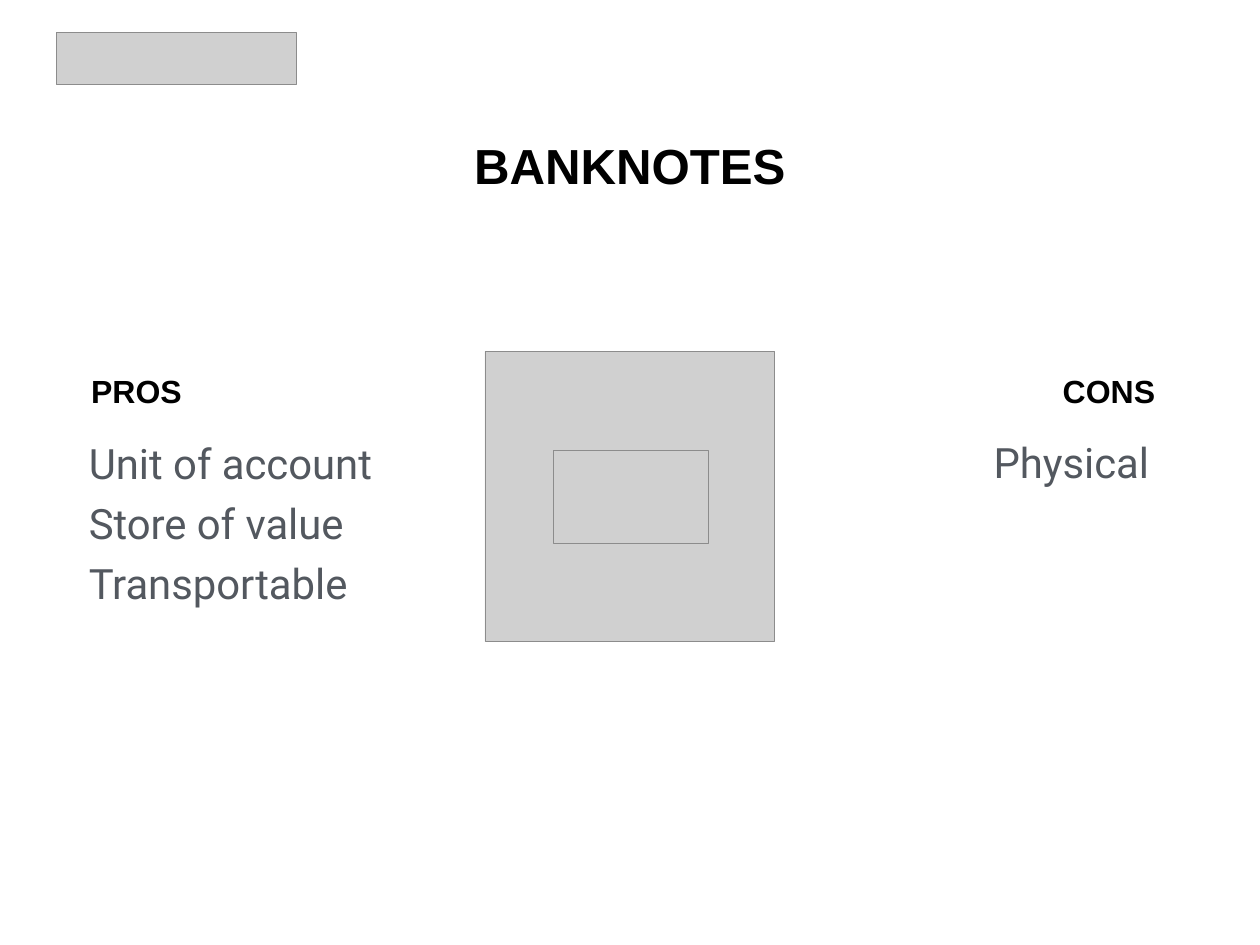
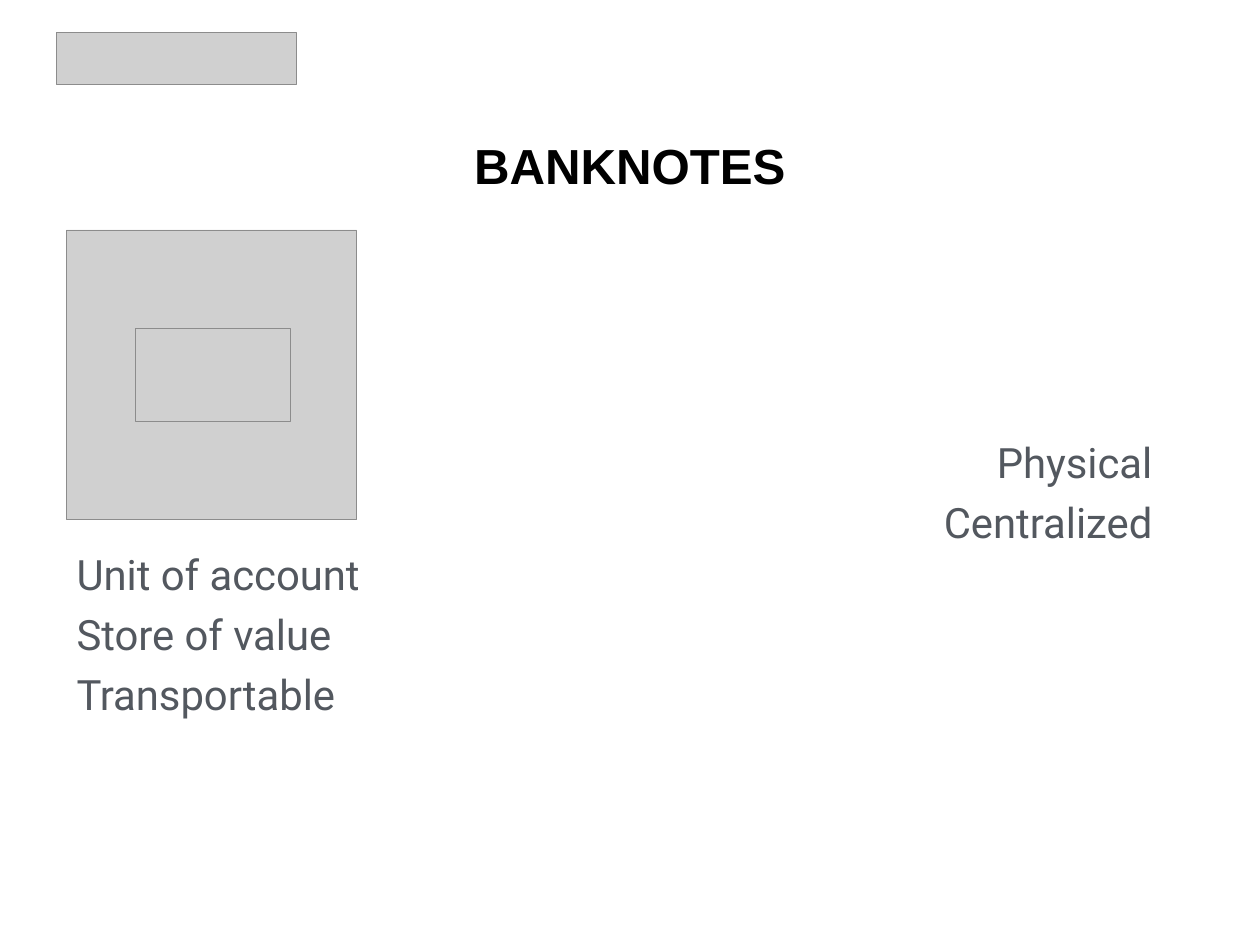
Before and after one commit to texture/ethereum101, a slide deck: slide 11 of cryptocurrency/cryptocurrency.ppt (slide 6 before the commit). Drawn at 1260x945 pixels with LibreOffice and Linux fonts; fonts in the diff are those of the drawing; grey boxes stand for pictures. Boxes give left, top, right and bottom in pixels: in the first picture for what was removed or moved away, otherwise in the second. Text is boxed around its words. In the diff, an @@ line names an element or a change of style, - is before the commit and + after.

Commit message:
updated pdf and ppt

```diff
--- a/cryptocurrency/cryptocurrency.ppt
+++ b/cryptocurrency/cryptocurrency.ppt
@@ picture: place and size @@
-picture at [485, 352, 774, 642]
+picture at [66, 230, 356, 520]
@@ picture: place and size @@
-picture at [554, 450, 709, 543]
+picture at [136, 329, 291, 422]
@@ text removed at [91, 380, 182, 404] @@
-PROS
@@ text removed at [1063, 380, 1155, 404] @@
-CONS
@@ text "Physical": place and size @@
-text "Physical" at [994, 446, 1150, 487]
+text "Physical" at [944, 446, 1153, 539]
@@ text at [944, 506, 1152, 539]: paragraph added @@
+Centralized
@@ text "Unit of account": place and size @@
-text "Unit of account" at [89, 447, 372, 608]
+text "Unit of account" at [77, 558, 360, 719]
```
Also in this commit, not shown: 2 other slides changed, 2 slides added, 1 slide removed, 10 other files.
